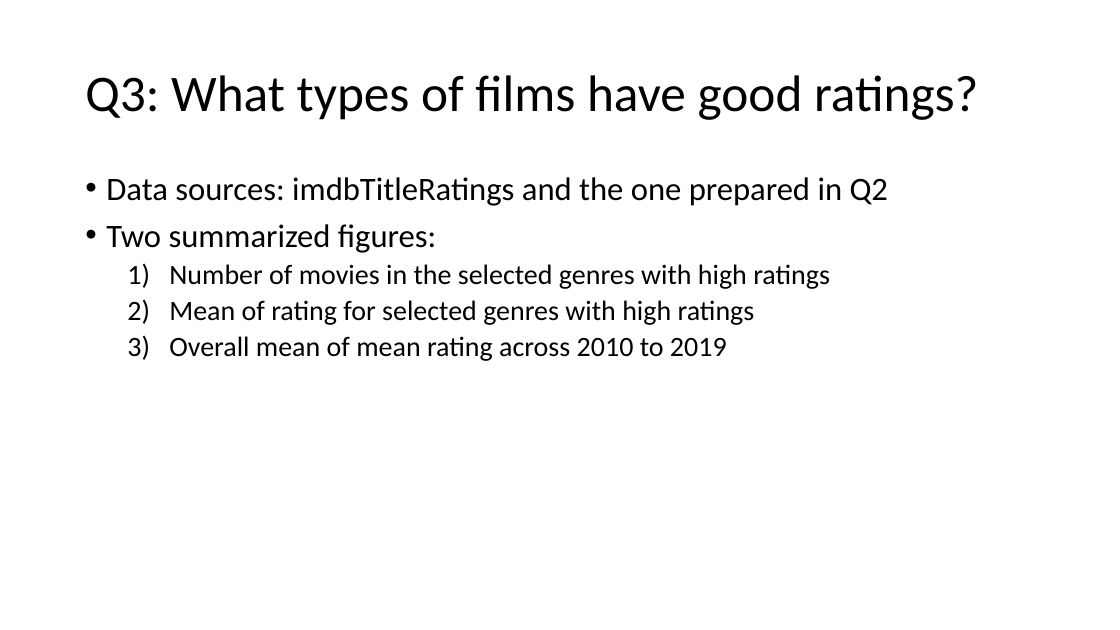
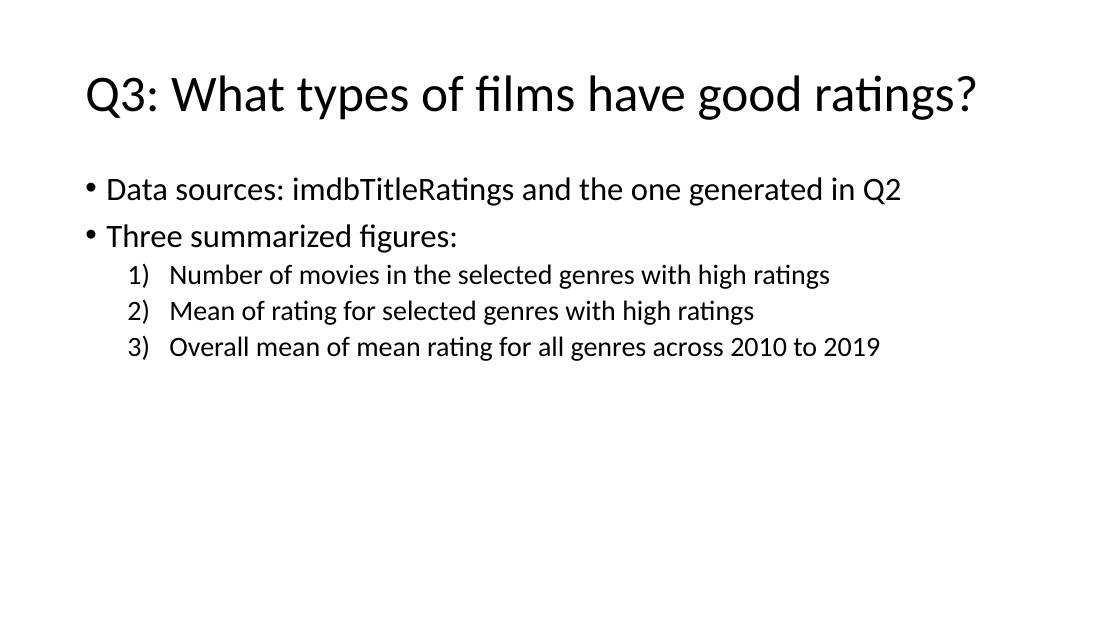
Before and after one commit to eegshou/dsc-mod-1-project-v2-1-online-ds-sp-000, a slide deck: slide 9 of Presentation_project1.pptx. Drawn at 1120x630 pixels with LibreOffice and Linux fonts; fonts in the diff are those of the drawing. Boxes give left, top, right and bottom in pixels: in the first picture for what was removed or moved away, otherwise in the second. Text is boxed around its words. In the diff, an @@ line names an element or a change of style, - is before the commit and + after.

```diff
--- a/Presentation_project1.pptx
+++ b/Presentation_project1.pptx
@@ text at <box>106,177,901,253</box>: text changed @@
-• Data sources: imdbTitleRatings and the one prepared in Q2
-• Two summarized figures:
+• Data sources: imdbTitleRatings and the one generated in Q2
+• Three summarized figures:
@@ text at <box>169,336,880,361</box>: text changed @@
-  3) Overall mean of mean rating across 2010 to 2019
+  3) Overall mean of mean rating for all genres across 2010 to 2019
```
Also in this commit, not shown: 5 other slides changed, 1 other file.
